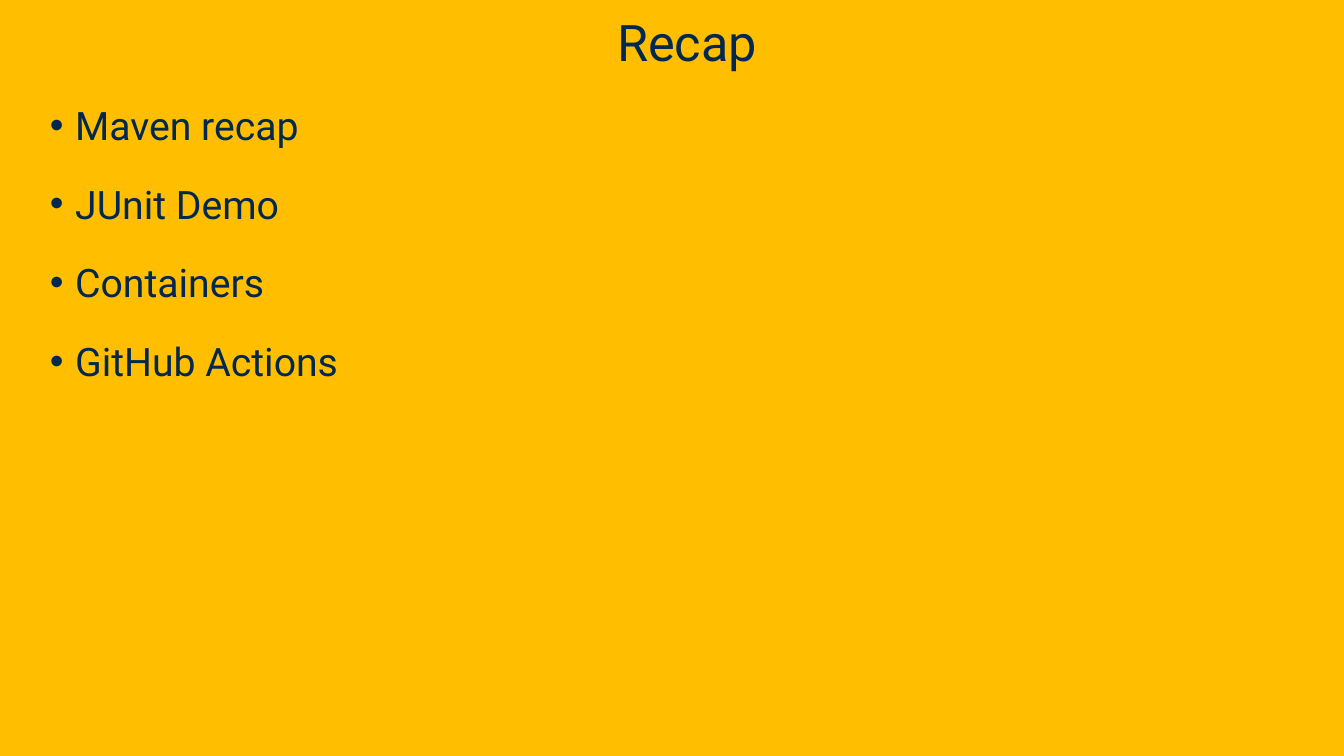
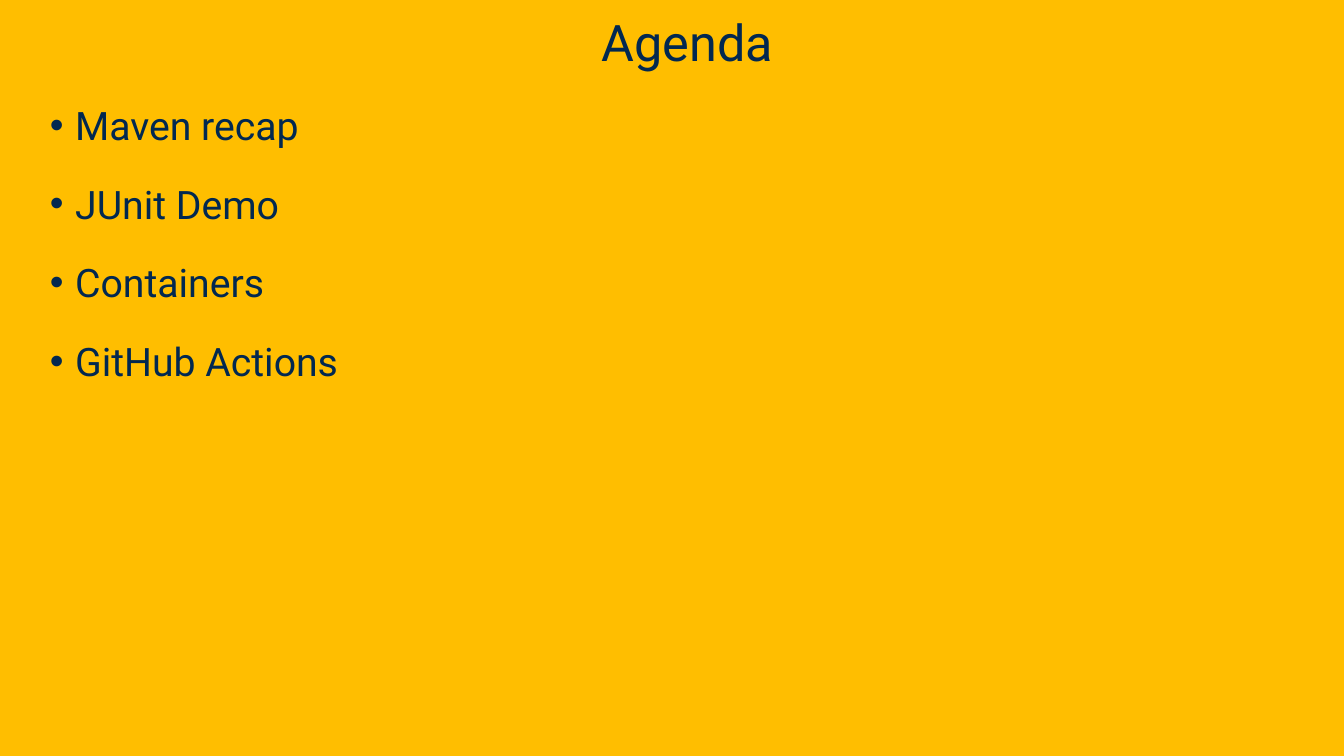
Before and after one commit to davsec-teaching/ecs160-f25, a slide deck: slide 14 of slides/4_unit_testing_mocking_frameworks_CI.pptx (slide 13 before the commit). Drawn at 1344x756 pixels with LibreOffice and Linux fonts; fonts in the diff are those of the drawing; background and template pictures are left out. Boxes give left, top, right and bottom in pixels: in the first picture for what was removed or moved away, otherwise in the second. Text is boxed around its words. In the diff, an @@ line names an element or a change of style, - is before the commit and + after.

Commit message:
update slides

```diff
--- a/slides/4_unit_testing_mocking_frameworks_CI.pptx
+++ b/slides/4_unit_testing_mocking_frameworks_CI.pptx
@@ title at [601, 23, 772, 72]: text changed @@
-Recap
+Agenda
```
Also in this commit, not shown: 1 slide added, 1 other file.
